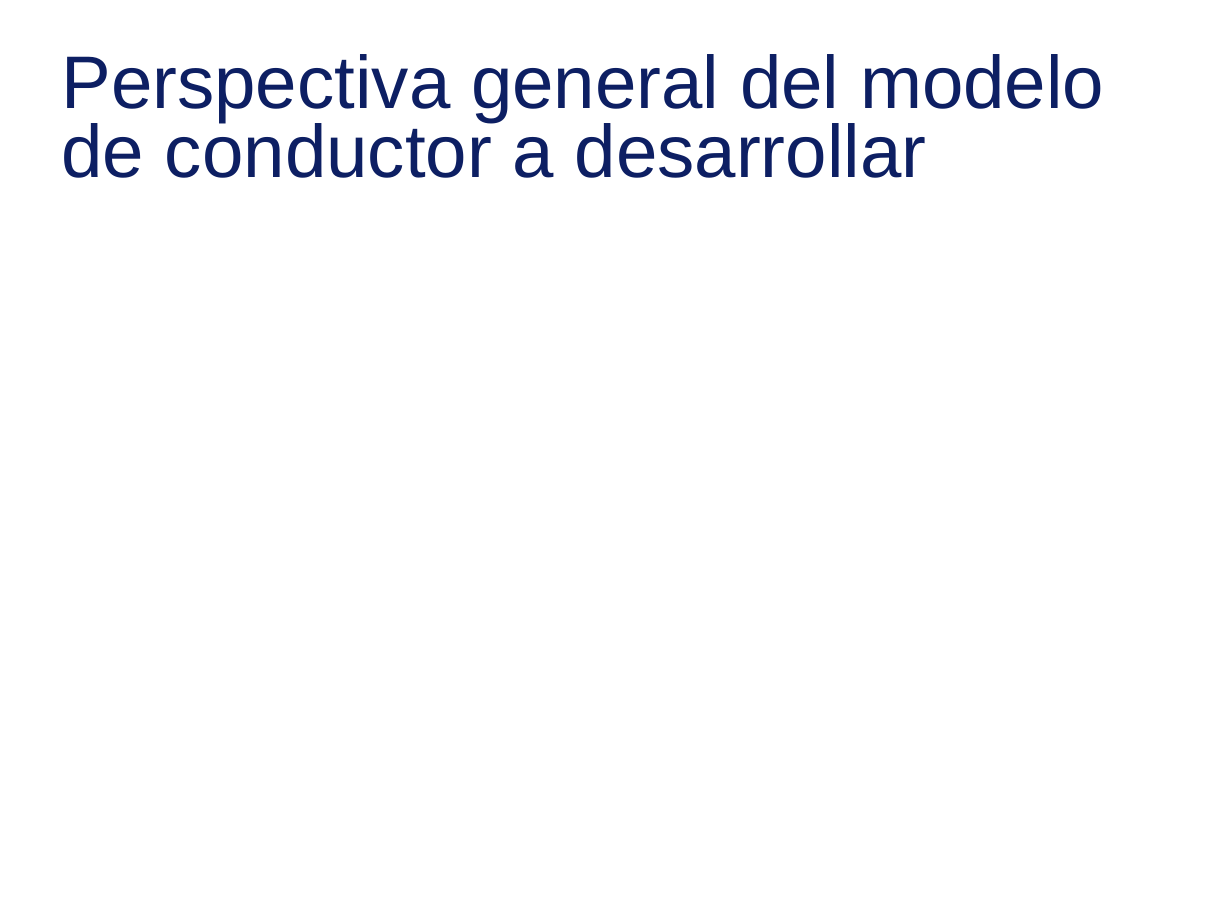
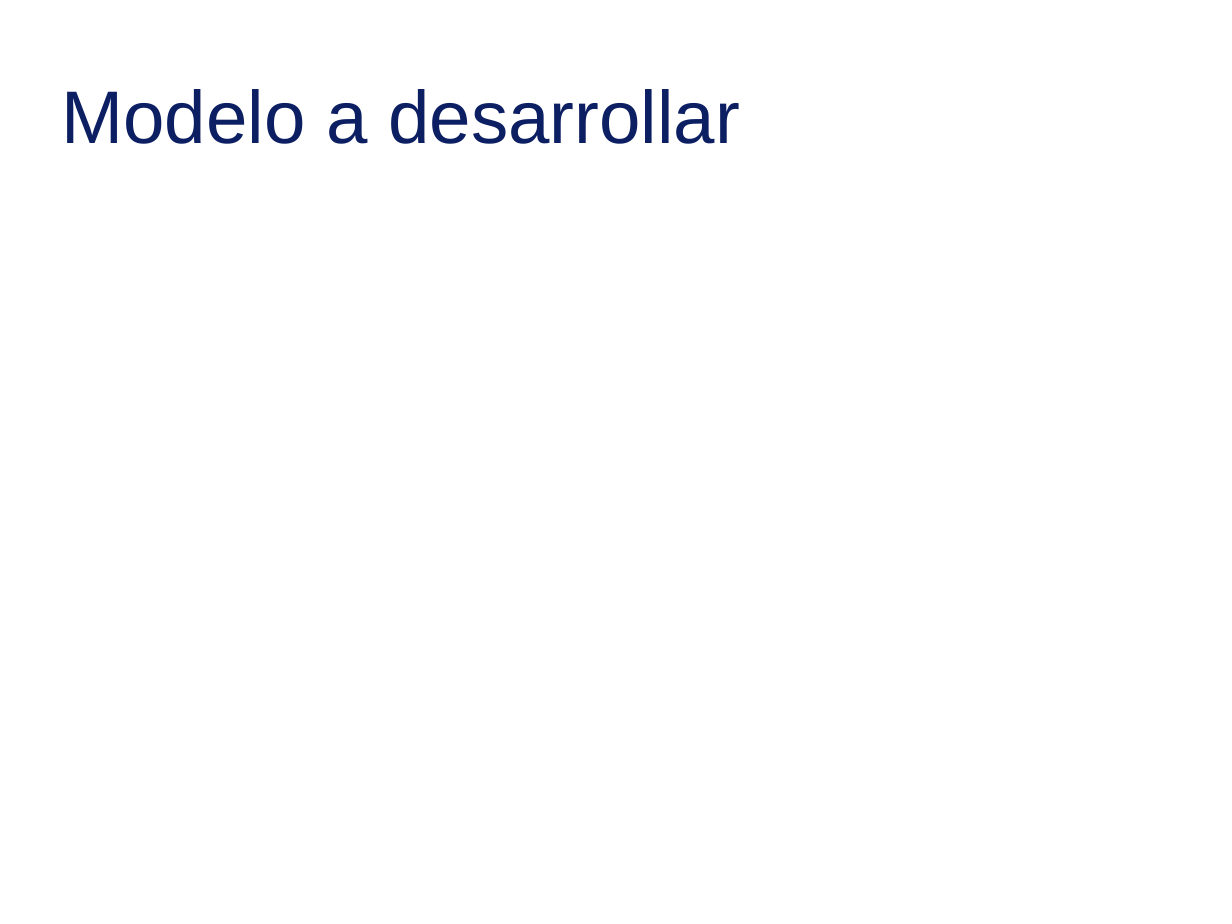
Before and after one commit to blazaid/PhD-Alberto, a slide deck: slide 20 of slides/slides.ppt (slide 26 before the commit). Drawn at 1232x924 pixels with LibreOffice and Linux fonts; fonts in the diff are those of the drawing. Boxes give left, top, right and bottom in pixels: in the first picture for what was removed or moved away, otherwise in the second. Text is boxed around its words. In the diff, an @@ line names an element or a change of style, - is before the commit and + after.

```diff
--- a/slides/slides.ppt
+++ b/slides/slides.ppt
@@ title at (61,89,740,144): text changed @@
-Perspectiva general del modelo de conductor a desarrollar
+Modelo a desarrollar
```
Also in this commit, not shown: 3 other slides changed, 12 slides added, 17 slides removed.
